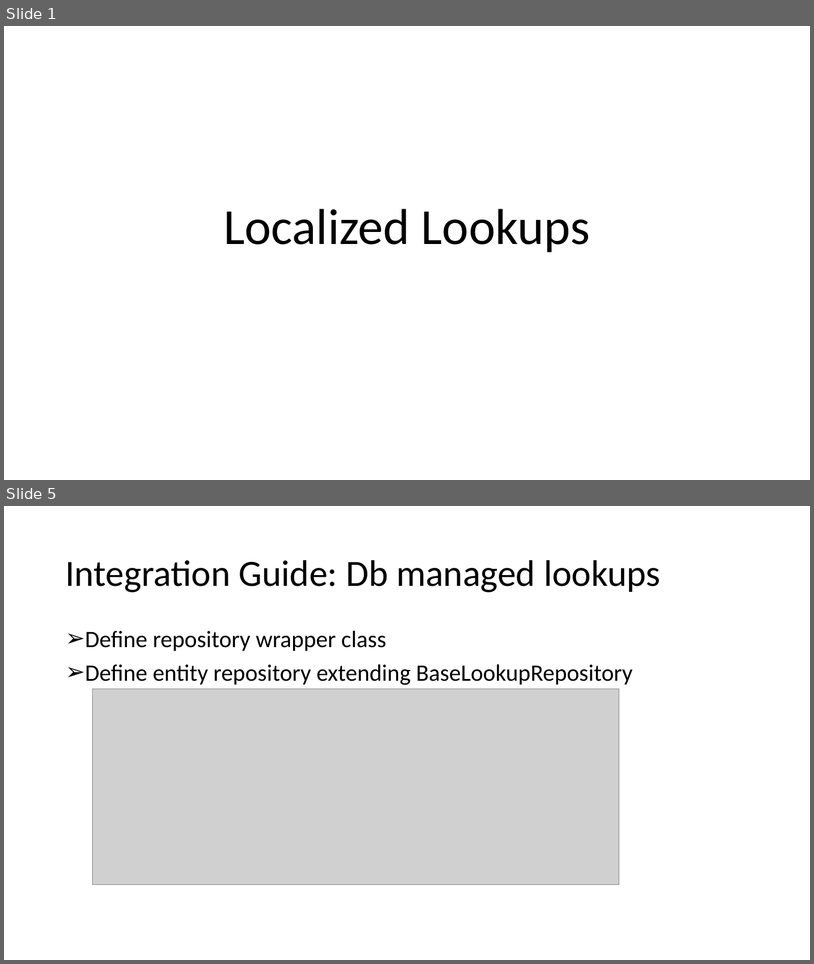
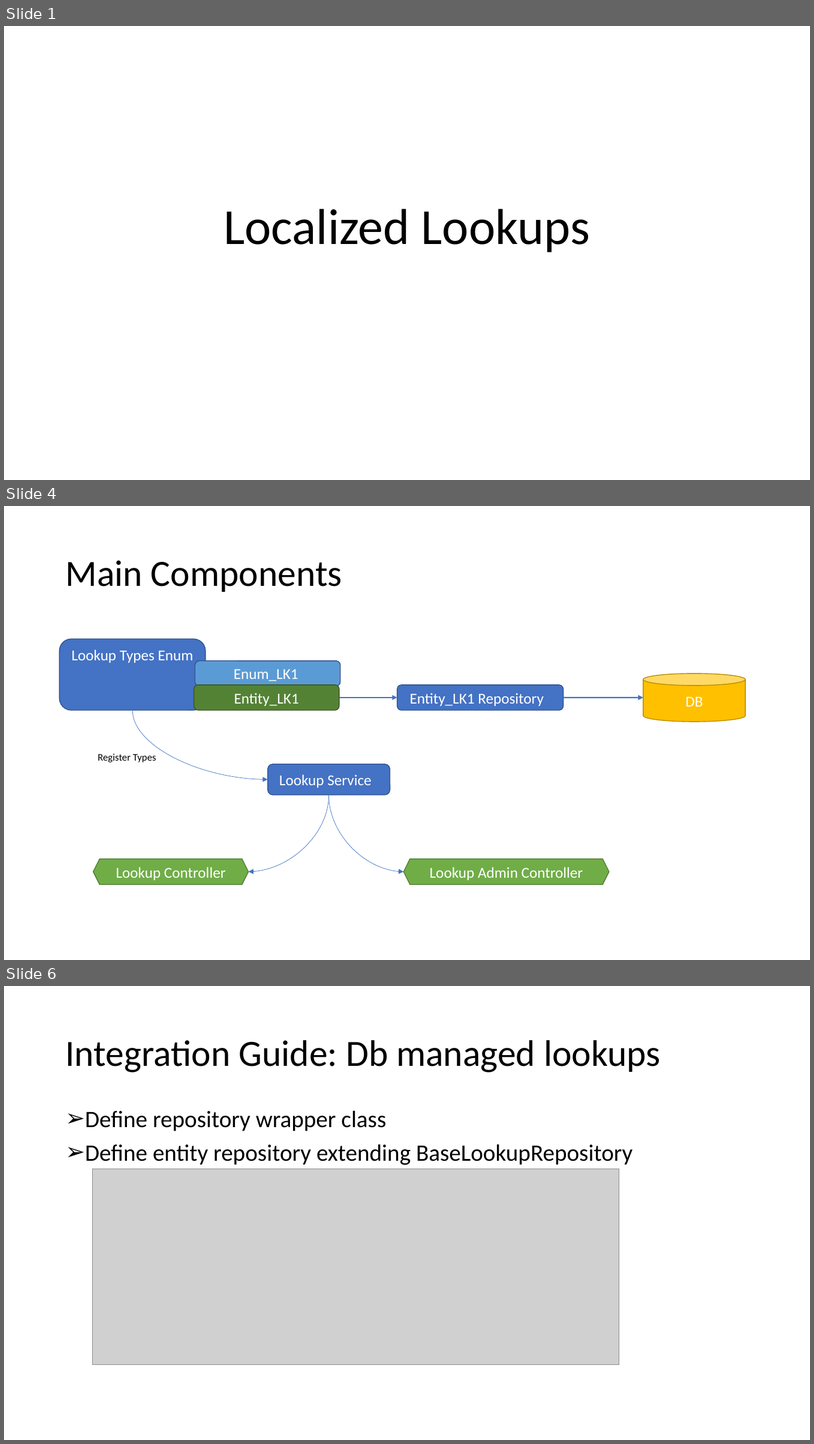
Before and after one commit to Oselan/commons, a slide deck: docs/LookupsDesign.pptx. Shown one above the other, each under a label of ours: slides 1 and 5 before the commit, slides 1, 4 and 6 after it; the slides between them are not shown. The pictures are 814x964 and 814x1444 pixels, drawn with LibreOffice and Linux fonts; fonts in the diff are those of the drawing; grey boxes stand for pictures. Boxes give left, top, right and bottom in pixels: in the first picture for what was removed or moved away, otherwise in the second. Text is boxed around its words. In the diff, an @@ line names an element or a change of style, - is before the commit and + after.

```diff
--- a/docs/LookupsDesign.pptx
+++ b/docs/LookupsDesign.pptx
@@ slide 4 added at <box>4,506,810,960</box>, background #FFFFFF @@
@@ title added at <box>65,560,342,592</box>, 44 pt, text #000000 @@
+Main Components
@@ rounded rectangle added at <box>60,639,206,711</box>, fill #4472C4, outline #325491 1 pt, 18 pt, text #FFFFFF @@
+Lookup Types Enum
@@ rounded rectangle added at <box>195,661,341,686</box>, fill #5B9BD5, outline #325491 1 pt, 18 pt, text #FFFFFF @@
+Enum_LK1
@@ rounded rectangle added at <box>194,685,339,711</box>, fill #548235, outline #385723 1 pt, 18 pt, text #FFFFFF @@
+Entity_LK1
@@ rounded rectangle added at <box>397,685,564,711</box>, fill #4472C4, outline #325491 1 pt, 18 pt, text #FFFFFF @@
+Entity_LK1 Repository
@@ cylinder added at <box>644,673,746,722</box>, fill #FFC000, outline #BD8E00 1 pt, 18 pt, text #FFFFFF @@
+DB
@@ arrow added from (340, 697) to (397, 697), #4472C4 1.5 pt @@
@@ arrow added from (564, 697) to (644, 697), #4472C4 1.5 pt @@
@@ curved arrow added from (132, 710) to (268, 780), #4472C4 0.5 pt @@
@@ text added at <box>98,753,156,762</box>, 12 pt, text #000000 @@
+Register Types
@@ rounded rectangle added at <box>268,764,390,795</box>, fill #4472C4, outline #325491 1 pt, 18 pt, text #FFFFFF @@
+Lookup Service
@@ curved arrow added from (329, 795) to (248, 871), #4472C4 0.5 pt @@
@@ curved arrow added from (329, 795) to (404, 871), #4472C4 0.5 pt @@
@@ hexagon added at <box>93,859,249,884</box>, fill #70AD47, outline #538035 1 pt, 18 pt, text #FFFFFF @@
+Lookup Controller
@@ hexagon added at <box>404,859,609,884</box>, fill #70AD47, outline #538035 1 pt, 18 pt, text #FFFFFF @@
+Lookup Admin Controller
@@ what was slide 5 is now slide 6 @@
```
Also in this commit, not shown: 3 slides changed, 2 other slides added, 1 slide removed.
